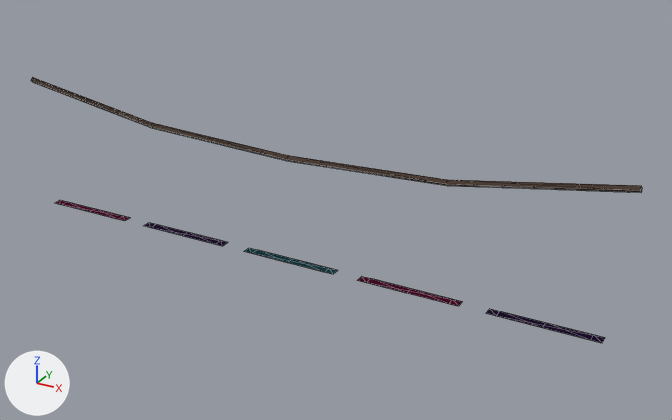
The glTF model assets/models/papel_picado_string.glb as it was, and as the next commit left it.
Rendered twice from a camera (50 mm lens) standing at (1.356, -2.172, 0.846) and looking at (0.132, 0.052, -0.267). The axes (+X, +Y, +Z) are drawn at lower left. The lights are the same throughout. The older version comes first. Mesh edges are drawn as thin lines. Vertices at exactly the same position are counted once.

Objects in the first picture: 'Banderín', 'Banderín.001', 'Banderín.002', 'Banderín.003', 'Banderín.004', 'Cordel'.
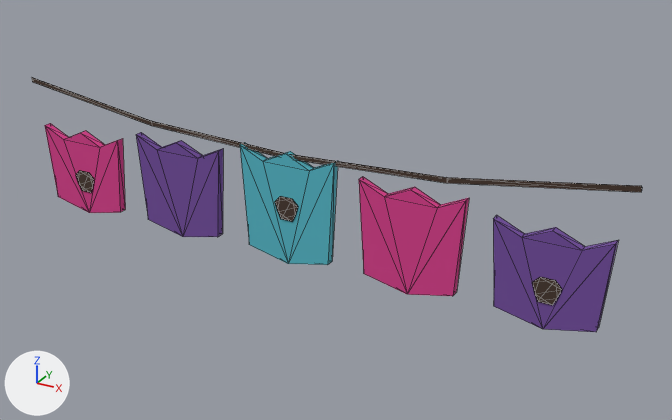
Diff of the bpy script that builds the scene:
```diff
--- a/assets/models/papel_picado_string.glb.py
+++ b/assets/models/papel_picado_string.glb.py
@@ me_cordel @@
-me_cordel.from_pydata(...)  # 20 vertices, 36 faces; spans x -1.0..1.0, y -0.01..0.01, z -0.12..0.0
+me_cordel.from_pydata(...)  # 15 vertices, 26 faces; spans x -1.0..1.0, y 0.0..0.01, z -0.11..0.0
+# me_cordel part 1
+# 9 vertices are removed from x -1.0..1.0, y -0.01..0.0, z -0.12..-0.01
+# 29 faces are deleted
+# 5 vertices in x -0.5..0.5, y 0.0..0.01, z -0.11..-0.08 move by (0.0, 0.0, 0.01)
+# 4 vertices are added at (-0.5, 0.0, -0.09), (0.0, 0.0, -0.09), (0.0, 0.0, -0.11), (0.5, 0.0, -0.07)
+# 19 new faces join them
 me_cordel.materials.append(mat_earth)
@@ ob_banderín @@
-ob_banderín = bpy.data.objects.new('Banderín', me_banderín)
@@ ob_banderín_001 @@
-ob_banderín_001 = bpy.data.objects.new('Banderín.001', me_banderín_001)
@@ ob_banderín_002 @@
-ob_banderín_002 = bpy.data.objects.new('Banderín.002', me_banderín_002)
@@ ob_banderín_003 @@
-ob_banderín_003 = bpy.data.objects.new('Banderín.003', me_banderín_003)
@@ ob_banderín_004 @@
-ob_banderín_004 = bpy.data.objects.new('Banderín.004', me_banderín_004)
@@ ob_calado_calavera_002 @@
+ob_calado_calavera_002 = bpy.data.objects.new('Calado calavera.002', me_calado_calavera_002)  # 16 vertices, 28 faces; spans x 0.7592..0.8391, y -0.015..-0.0124, z -0.37..-0.2964; in mat_earth (brown #47362c)
+ob_calado_calavera_002.location = (0.0, 0.0, 0.0)
@@ ob_calado_calavera_001 @@
+ob_calado_calavera_001 = bpy.data.objects.new('Calado calavera.001', me_calado_calavera_001)  # 16 vertices, 28 faces; spans x -0.04..0.04, y -0.015..-0.0124, z -0.3027..-0.2291; in mat_earth (brown #47362c)
+ob_calado_calavera_001.location = (0.0, 0.0, 0.0)
@@ ob_calado_calavera @@
+ob_calado_calavera = bpy.data.objects.new('Calado calavera', me_calado_calavera)  # 16 vertices, 28 faces; spans x -0.8391..-0.7592, y -0.015..-0.0124, z -0.37..-0.2964; in mat_earth (brown #47362c)
+ob_calado_calavera.location = (0.0, 0.0, 0.0)
@@ ob_banderín_festoneado_004 @@
+ob_banderín_festoneado_004 = bpy.data.objects.new('Banderín festoneado.004', me_banderín_festoneado_004)  # 16 vertices, 28 faces; spans x 0.639..0.959, y -0.011..0.015, z -0.45..-0.16; in mat_papel_purple (purple #734d9e)
+ob_banderín_festoneado_004.location = (0.0, 0.0, 0.0)
@@ ob_banderín_festoneado_003 @@
+ob_banderín_festoneado_003 = bpy.data.objects.new('Banderín festoneado.003', me_banderín_festoneado_003)  # 16 vertices, 28 faces; spans x 0.24..0.559, y -0.011..0.015, z -0.45..-0.126; in mat_papel_magenta (pink #d83e8c)
+ob_banderín_festoneado_003.location = (0.0, 0.0, 0.0)
@@ ob_banderín_festoneado_002 @@
+ob_banderín_festoneado_002 = bpy.data.objects.new('Banderín festoneado.002', me_banderín_festoneado_002)  # 16 vertices, 28 faces; spans x -0.16..0.16, y -0.011..0.015, z -0.45..-0.092; in mat_papel_cyan (cyan #55b8c8)
+ob_banderín_festoneado_002.location = (0.0, 0.0, 0.0)
@@ ob_banderín_festoneado_001 @@
+ob_banderín_festoneado_001 = bpy.data.objects.new('Banderín festoneado.001', me_banderín_festoneado_001)  # 16 vertices, 28 faces; spans x -0.559..-0.24, y -0.011..0.015, z -0.45..-0.126; in mat_papel_purple (purple #734d9e)
+ob_banderín_festoneado_001.location = (0.0, 0.0, 0.0)
@@ ob_banderín_festoneado @@
+ob_banderín_festoneado = bpy.data.objects.new('Banderín festoneado', me_banderín_festoneado)  # 16 vertices, 28 faces; spans x -0.959..-0.639, y -0.011..0.015, z -0.45..-0.16; in mat_papel_magenta (pink #d83e8c)
+ob_banderín_festoneado.location = (0.0, 0.0, 0.0)
```

Where the change shows, as pixel boxes (x1, y1, x2, y2) in the pictures (672 x 420 px):
'Banderín festoneado.004', added (purple)
    after: (493, 215, 618, 332)
'Banderín festoneado.003', added (pink)
    after: (359, 177, 469, 296)
'Banderín festoneado.002', added (cyan)
    after: (240, 142, 338, 265)
'Banderín festoneado.001', added (purple)
    after: (136, 132, 223, 237)
'Banderín festoneado', added (pink)
    after: (45, 123, 125, 213)
'Cordel', reshaped
    before: (31, 77, 642, 193)
    after: (32, 77, 642, 192)
'Banderín.004', deleted (purple)
    before: (486, 309, 605, 343)
'Calado calavera.002', added
    after: (532, 277, 562, 305)
'Banderín.003', deleted
    before: (357, 276, 462, 306)
'Banderín.002', deleted (cyan)
    before: (244, 248, 338, 274)
'Calado calavera.001', added
    after: (275, 196, 298, 222)
'Banderín.001', deleted
    before: (144, 223, 228, 246)
'Banderín', deleted
    before: (55, 200, 130, 221)
'Calado calavera', added
    after: (76, 170, 94, 193)
